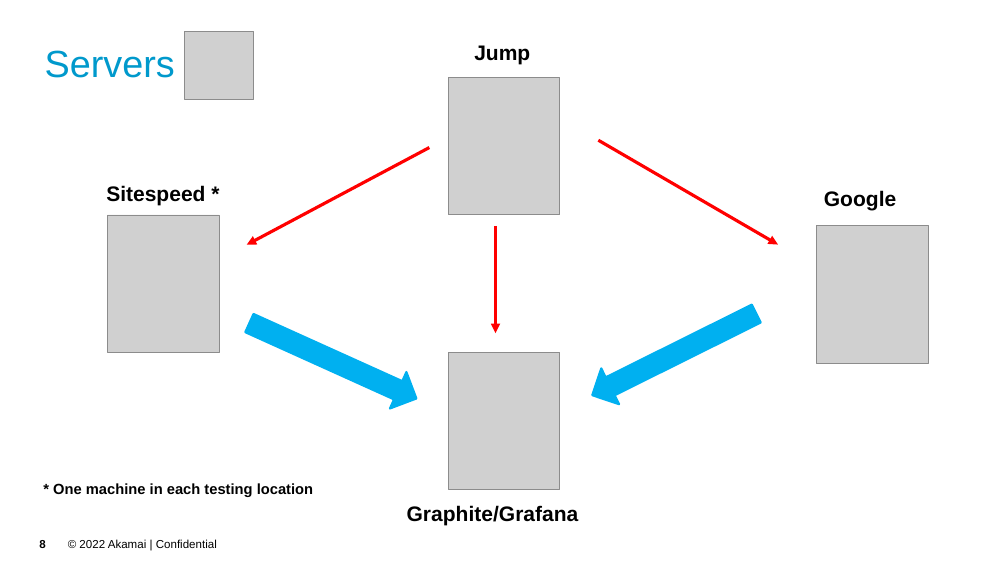
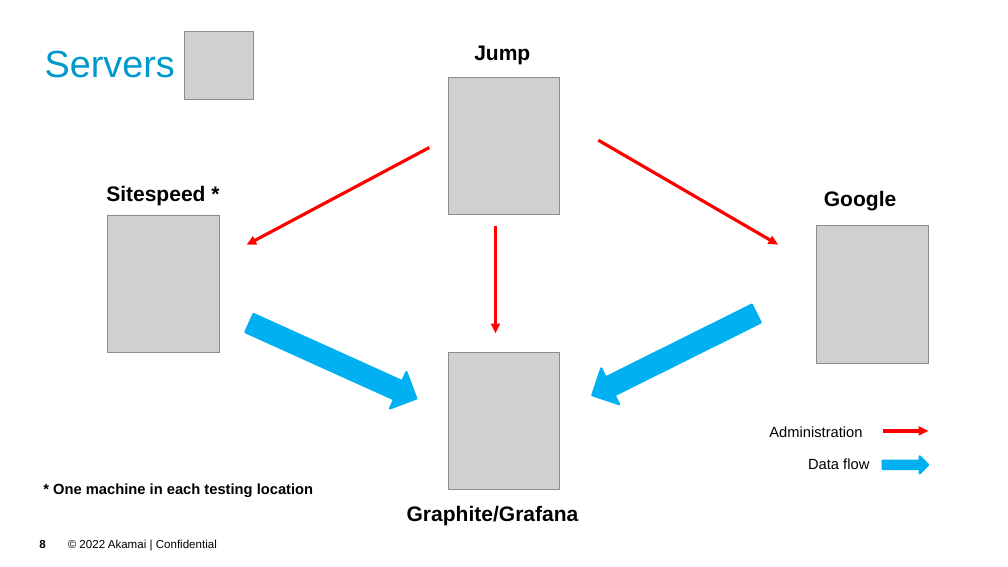
Before and after one commit to akamai-consulting/sitespeed, a slide deck: slide 8 of Info/Overview.pptx. Drawn at 1008x567 pixels with LibreOffice and Linux fonts; fonts in the diff are those of the drawing; grey boxes stand for pictures; background and template pictures are left out. Boxes give left, top, right and bottom in pixels: in the first picture for what was removed or moved away, otherwise in the second. Text is boxed around its words. In the diff, an @@ line names an element or a change of style, - is before the commit and + after.

```diff
--- a/Info/Overview.pptx
+++ b/Info/Overview.pptx
@@ text added at bbox=[769, 426, 862, 437], 14 pt, text #000000 @@
+Administration
@@ arrow added from (882, 431) to (929, 431), #FF0000 3 pt @@
@@ text added at bbox=[808, 458, 869, 469], 14 pt, text #000000 @@
+Data flow
@@ down arrow added at bbox=[882, 457, 928, 473], fill #00B0F0, outline #00B0F0 2 pt @@
```
Also in this commit, not shown: 1 other slide changed, 3 other files.
